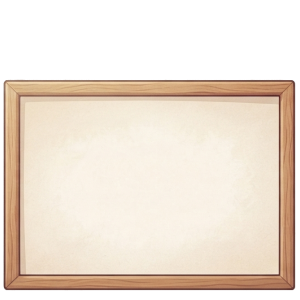
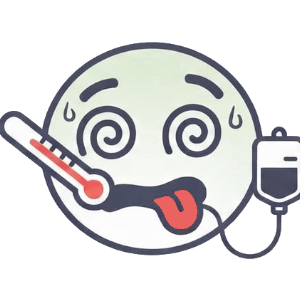
Before/after of a w=300, h=300 layered artwork. What changed in the layer stack:
added layer "Копия Gemini_Generated_Image_h0tfprh0tfprh0tf.jpg" above "Копия Gemini_Generated_Image_t8nw82t8nw82t8nw.jpg" over [0, 42, 300, 259]
hid "Копия Gemini_Generated_Image_t8nw82t8nw82t8nw.jpg" over [3, 79, 300, 291]
